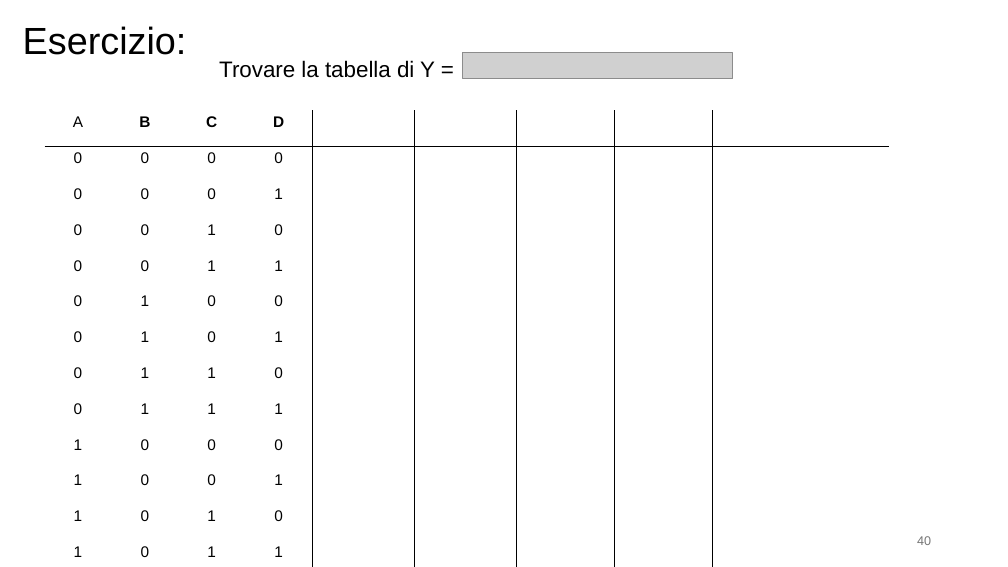
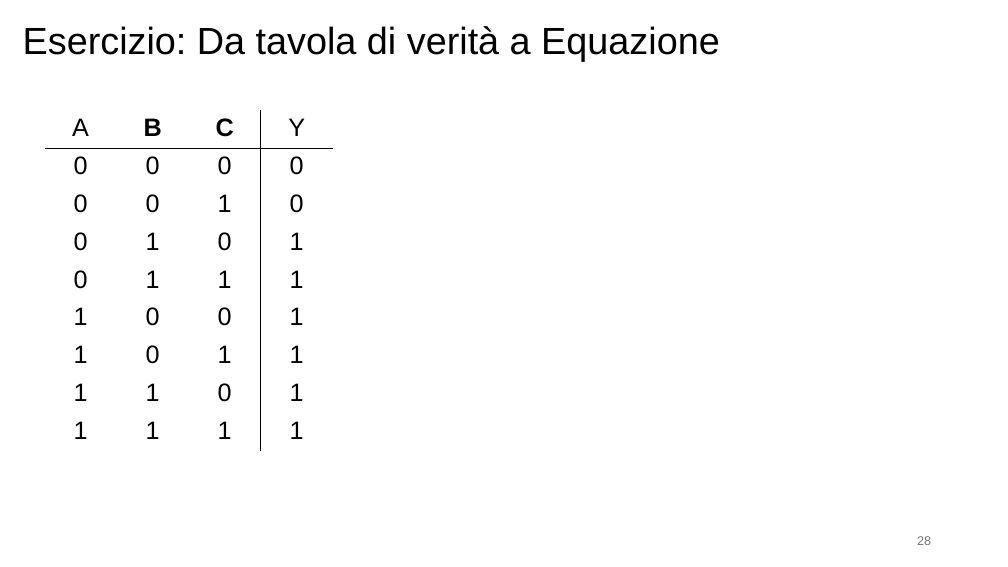
Before and after one commit to alesandu/Uni, a slide deck: slide 28 of Magistrale/Tutoraggio/IO/slide2.pptx (slide 40 before the commit). Drawn at 1008x567 pixels with LibreOffice and Linux fonts; fonts in the diff are those of the drawing; grey boxes stand for pictures. Boxes give left, top, right and bottom in pixels: in the first picture for what was removed or moved away, otherwise in the second. Text is boxed around its words. In the diff, an @@ line names an element or a change of style, - is before the commit and + after.

```diff
--- a/Magistrale/Tutoraggio/IO/slide2.pptx
+++ b/Magistrale/Tutoraggio/IO/slide2.pptx
@@ text at [23, 26, 720, 61]: text changed @@
-Esercizio:
+Esercizio: Da tavola di verità a Equazione
@@ picture removed at [463, 52, 732, 79] @@
@@ text removed at [219, 60, 435, 78] @@
-Trovare la tabella di Y =
@@ table at [44, 110, 331, 443] @@
-A | B | C | D |  |  |  |  | 
-0 | 0 | 0 | 0 |  |  |  |  | 
-0 | 0 | 0 | 1 |  |  |  |  | 
-0 | 0 | 1 | 0 |  |  |  |  | 
-0 | 0 | 1 | 1 |  |  |  |  | 
-0 | 1 | 0 | 0 |  |  |  |  | 
-0 | 1 | 0 | 1 |  |  |  |  | 
-0 | 1 | 1 | 0 |  |  |  |  | 
-0 | 1 | 1 | 1 |  |  |  |  | 
-1 | 0 | 0 | 0 |  |  |  |  | 
-1 | 0 | 0 | 1 |  |  |  |  | 
-1 | 0 | 1 | 0 |  |  |  |  | 
-1 | 0 | 1 | 1 |  |  |  |  | 
-1 | 1 | 0 | 0 |  |  |  |  | 
-1 | 1 | 0 | 1 |  |  |  |  | 
-1 | 1 | 1 | 0 |  |  |  |  | 
-1 | 1 | 1 | 1 |  |  |  |  | 
+A | B | C | Y
+0 | 0 | 0 | 0
+0 | 0 | 1 | 0
+0 | 1 | 0 | 1
+0 | 1 | 1 | 1
+1 | 0 | 0 | 1
+1 | 0 | 1 | 1
+1 | 1 | 0 | 1
+1 | 1 | 1 | 1
@@ table: place and size @@
-table at [44, 110, 886, 561]
+table at [44, 110, 331, 443]
@@ page number at [917, 536, 931, 545]: text changed @@
-40
+28
```
Also in this commit, not shown: 6 other slides changed, 5 slides added, 18 slides removed, 7 other files.
